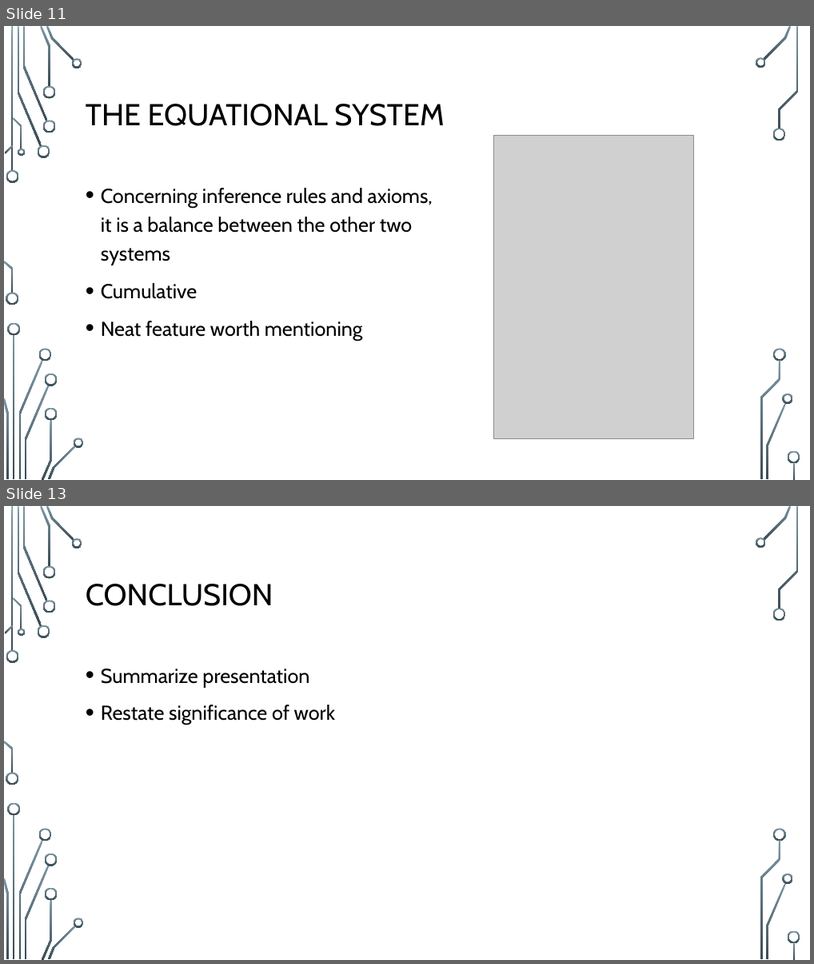
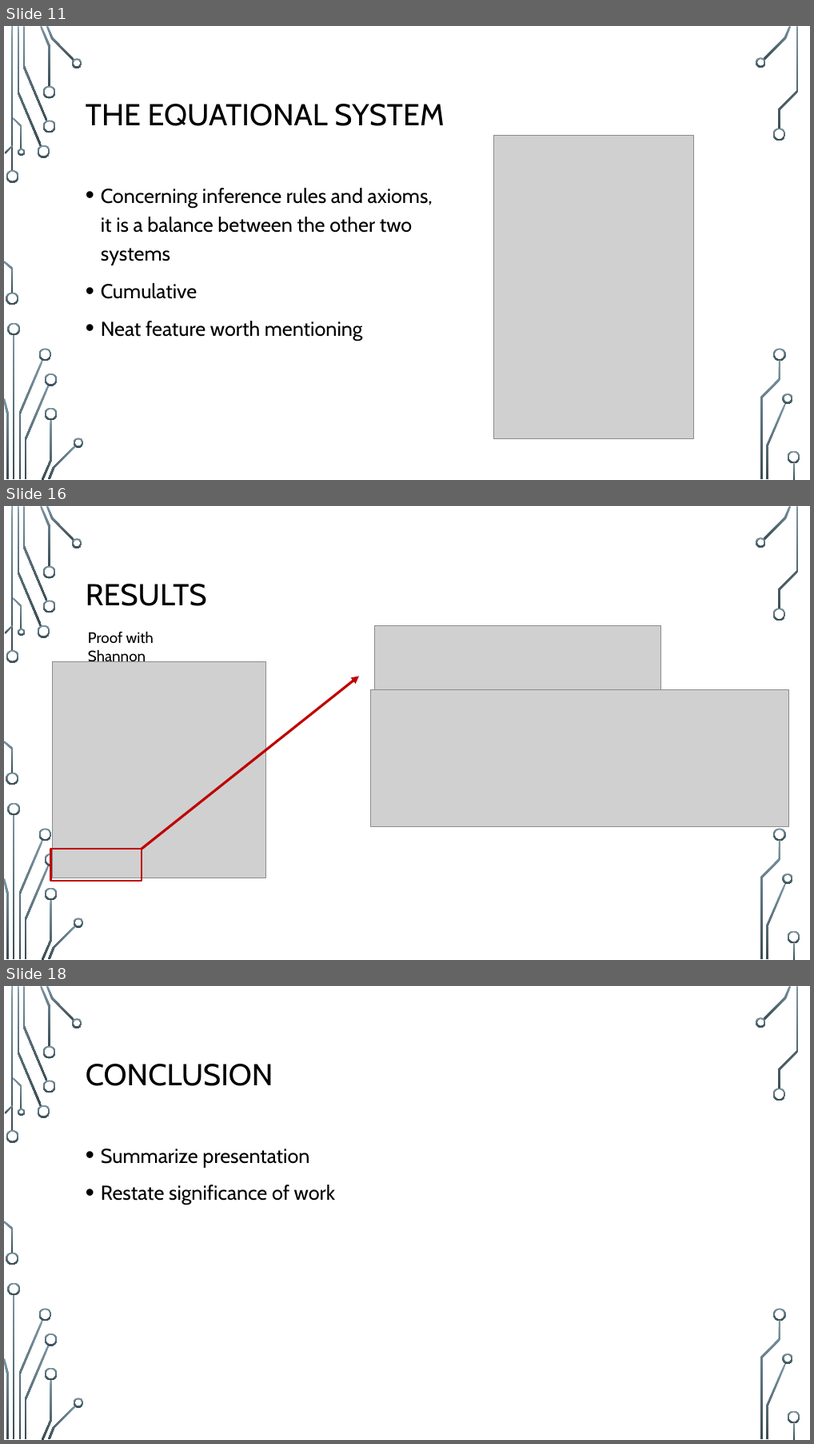
Before and after one commit to StanWarford/case-analysis, a slide deck: SCCUR-slides.pptx. Shown one above the other, each under a label of ours: slides 11 and 13 before the commit, slides 11, 16 and 18 after it; the slides between them are not shown. The pictures are 814x964 and 814x1444 pixels, drawn with LibreOffice and Linux fonts; fonts in the diff are those of the drawing; grey boxes stand for pictures; background and template pictures are left out. Boxes give left, top, right and bottom in pixels: in the first picture for what was removed or moved away, otherwise in the second. Text is boxed around its words. In the diff, an @@ line names an element or a change of style, - is before the commit and + after.

Commit message:
Results section expanded in slides.

```diff
--- a/SCCUR-slides.pptx
+++ b/SCCUR-slides.pptx
@@ slide 16 added at box(4, 506, 810, 960), background picture (left out); not listed: 36 template elements that a slide beside it also shows @@
@@ title added at box(86, 584, 207, 606), 36 pt, text #000000 @@
+RESULTS
@@ picture added at box(375, 625, 661, 728) @@
@@ text added at box(88, 631, 154, 662), 18 pt, text #000000 @@
+Proof with Shannon
@@ picture added at box(52, 662, 266, 878) @@
@@ arrow added from (142, 848) to (359, 676), #C00000 3 pt @@
@@ picture added at box(370, 689, 790, 826) @@
@@ rectangle added at box(50, 848, 142, 880), outline #C00000 2.5 pt @@
@@ what was slide 13 is now slide 18 @@
```
Also in this commit, not shown: 7 slides changed, 5 other slides added, 1 slide removed.
